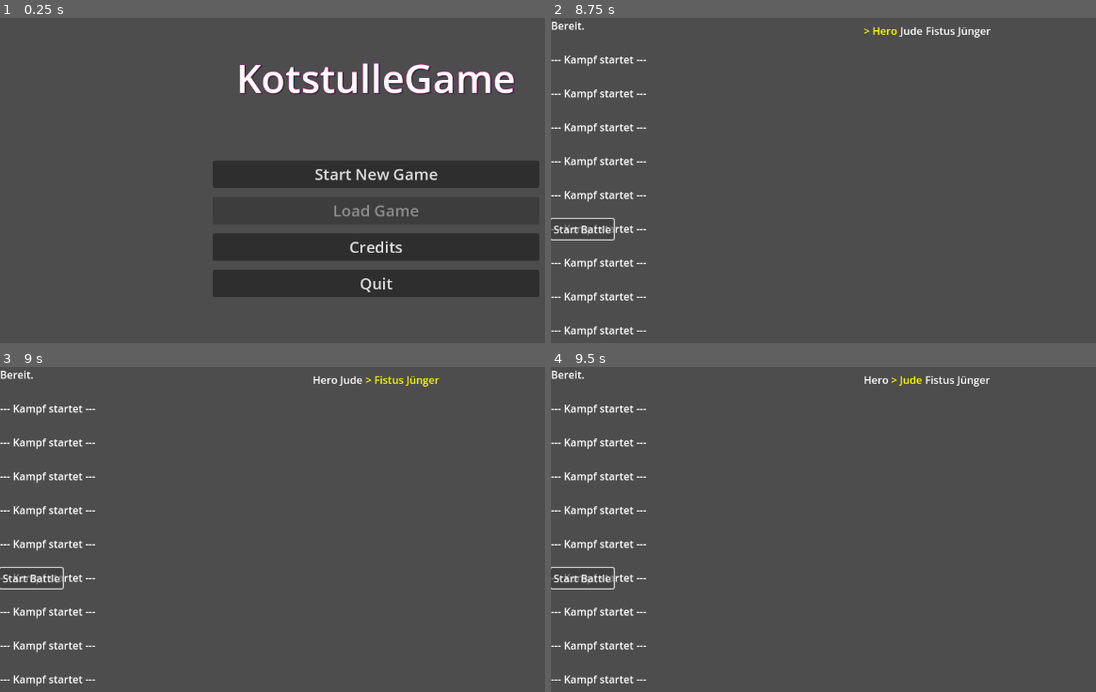
Above: before the commit, frames 1-4 (two rows, left to right).
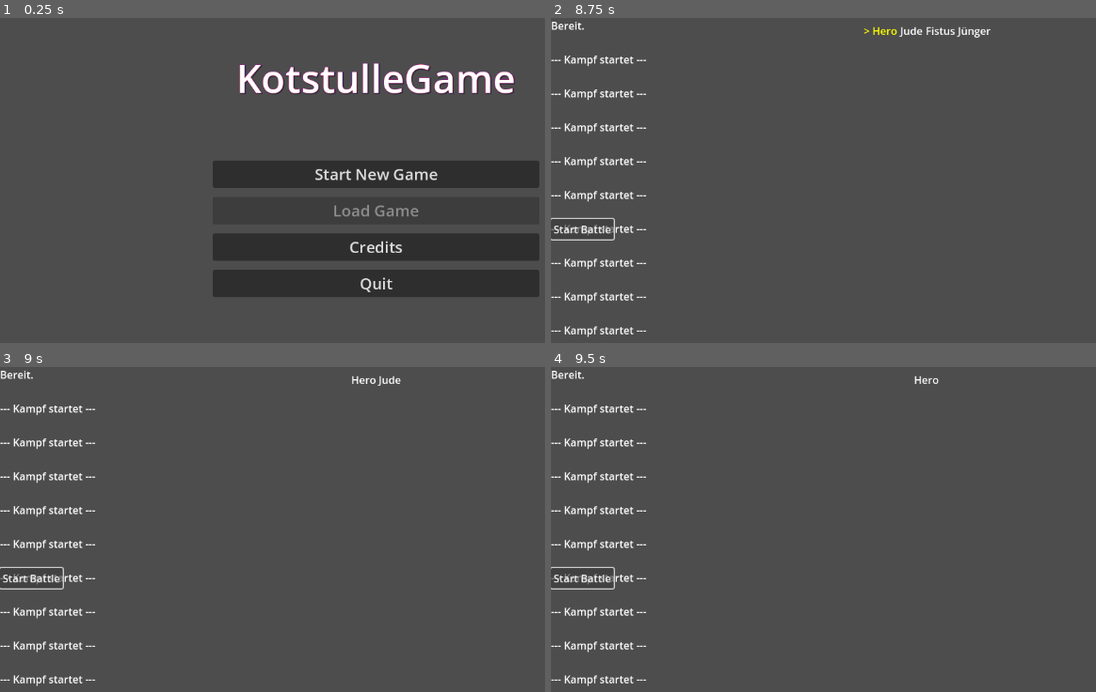
Above: after the commit, the same moments.

Repository: Marv0407/kotstulle-game
Game: Godot game, scene res://scenes/control.tscn
Same seed, same stepped clock (60 frames per second), same inputs: the game is played once before the commit and once after it.
Inputs:
- Up to frame 1 (0.25 s): no input
- Up to frame 2 (8.75 s): click "Start New Game" at 0.5 s; click "Start Battle" at 1.25 s; click "Start Battle" at 2 s; click "Start Battle" at 2.75 s; tap Enter at 3.5, 5, 6.5 s; tap Space at 4.25, 5.75, 7.25 s
- Up to frame 3 (9 s): no input
- Up to frame 4 (9.5 s): no input

Frames 1-2 are identical in both runs. In frame 3, 0.3% of the frame differs, in the area x 57-81%, y 2-7%; in frame 4, 0.3%.

Commit message:
Update battle_manager.gd

Diff:
--- a/scripts/battle_manager.gd
+++ b/scripts/battle_manager.gd
@@ -11,7 +11,7 @@
 var enemies: Array[BattleCharacter] = []
 var turn_order: Array[BattleCharacter] = []
 var current_turn_index : int
-enum BattleState {
+enum BattleState { #TODO Turn States später einfügen um Auto Battle abzulösen
 	START,
 	PLAYER_TURN,
 	TARGET_SELECT,
@@ -33,7 +33,8 @@
 #func _process(delta: float) -> void:
 	#pass
 
-func start_battle():
+func start_battle(): # Cleart Daten, erstellt Instanzen, sortiert nach Initiative/Speed und startet Loop (vorerst)
+
 	party.clear()
 	enemies.clear()
 	turn_order.clear()
@@ -56,7 +57,7 @@
 	process_battle_loop()
 
 
-func process_turn():
+func process_turn(): #TODO hiermit später durch die states iterieren
 	var actor = get_current_actor()
 
 	if actor in party:
@@ -68,7 +69,6 @@
 	turn_order.clear()
 	turn_order.append_array(party)
 	turn_order.append_array(enemies)
-
 	turn_order.sort_custom(func(a, b):
 		return a.data.speed > b.data.speed
 		)
@@ -99,7 +99,7 @@
 	if not actor.is_alive():
 		next_turn()
 		return
-
+	# Ziel bestimmen
 	if actor in party:
 		var targets = get_alive_enemies()
 		if targets.is_empty():
@@ -115,7 +115,7 @@
 
 	next_turn()
 
-func process_battle_loop():
+func process_battle_loop(): # prüft ob kampf vorbei ist, führt einen zug aus und ruft sich danach wieder auf # TODO später löschen und durch Turn States ersetzen
 	if is_battle_over():
 		return
 
@@ -142,11 +142,14 @@
 	return get_alive_party().is_empty() or get_alive_enemies().is_empty()
 
 func refresh_turn_order_ui():
+	if not turn_order_container: return
+
 	for child in turn_order_container.get_children():
 		child.queue_free()
 
 	for i in range(turn_order.size()):
 		var character = turn_order[i]
+		if not character.is_alive(): continue # Tote aus UI ausblenden
 		var label := Label.new()
 		label.text = character.data.name
 
@@ -156,7 +159,8 @@
 
 		turn_order_container.add_child(label)
 
-func end_battle(player_won: bool):
+func end_battle(player_won: bool): #TODO für spätere Turn States..
+	state = BattleState.END
 	if player_won:
 		print(">>> PARTY GEWINNT <<<")
 	else:
